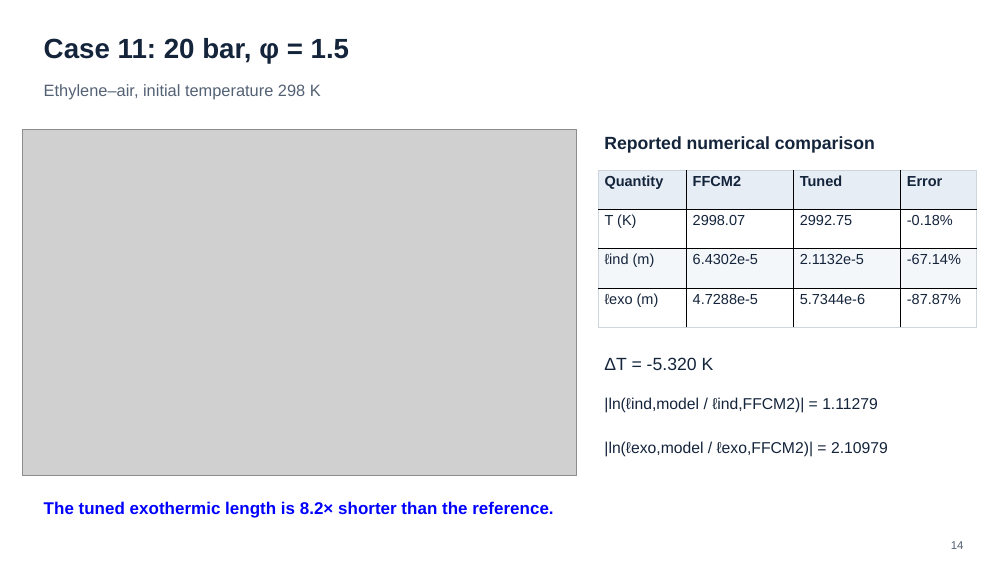
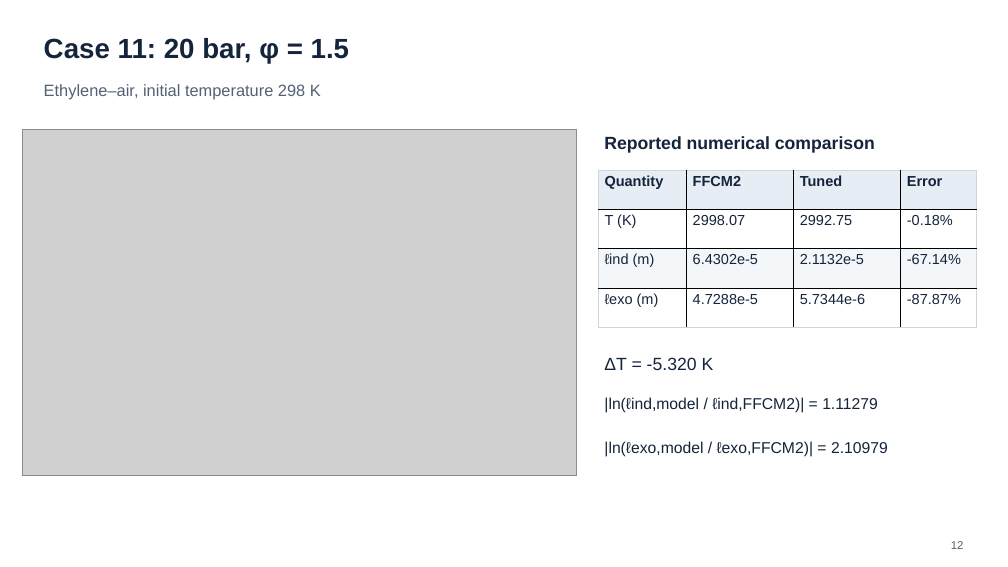
Before and after one commit to Boyuan-Yu-01/kinetic-model-tuning, a slide deck: slide 12 of example/ethylene_ZND/validate/znd_validation_12_cases.pptx (slide 14 before the commit). Drawn at 1008x567 pixels with LibreOffice and Linux fonts; fonts in the diff are those of the drawing; grey boxes stand for pictures. Boxes give left, top, right and bottom in pixels: in the first picture for what was removed or moved away, otherwise in the second. Text is boxed around its words. In the diff, an @@ line names an element or a change of style, - is before the commit and + after.

```diff
--- a/example/ethylene_ZND/validate/znd_validation_12_cases.pptx
+++ b/example/ethylene_ZND/validate/znd_validation_12_cases.pptx
@@ text removed at bbox=[44, 501, 553, 518] @@
-The tuned exothermic length is 8.2× shorter than the reference.
@@ text at bbox=[951, 541, 964, 549]: text changed @@
-14
+12
```
Also in this commit, not shown: 12 other slides changed, 3 slides removed, 1 other file.
